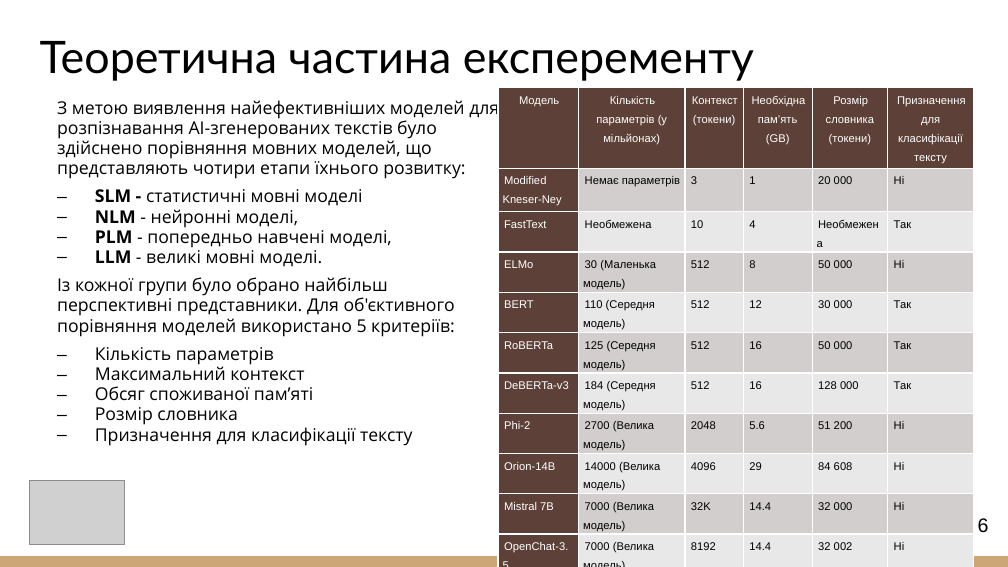
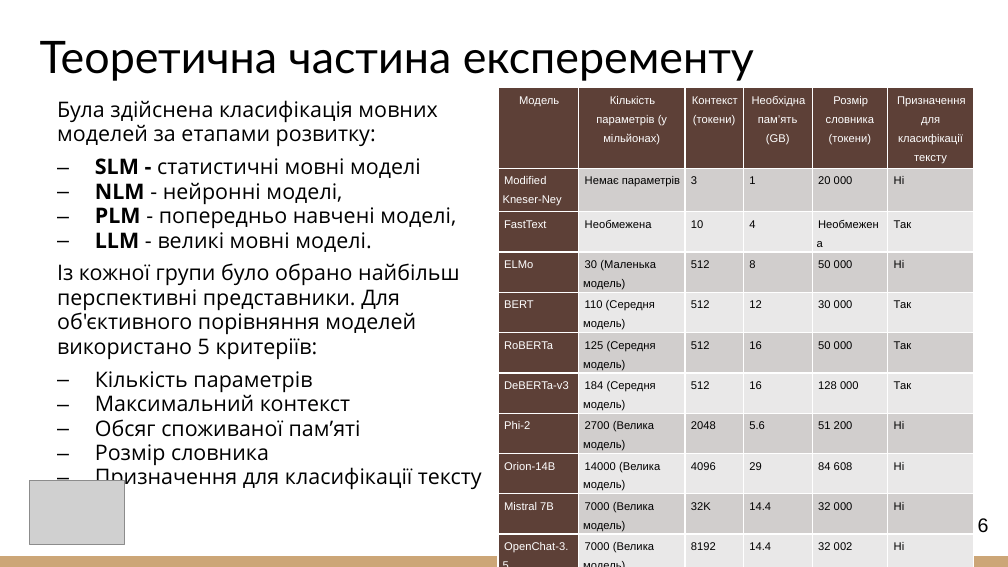
Before and after one commit to alexandratk/Diploma-Oleksandra-Tkachenko, a slide deck: slide 6 of 2025_М_ПІ_ІПЗ-23-3_Ткаченко_О_О.pptx. Drawn at 1008x567 pixels with LibreOffice and Linux fonts; fonts in the diff are those of the drawing; grey boxes stand for pictures. Boxes give left, top, right and bottom in pixels: in the first picture for what was removed or moved away, otherwise in the second. Text is boxed around its words. In the diff, an @@ line names an element or a change of style, - is before the commit and + after.

```diff
--- a/2025_М_ПІ_ІПЗ-23-3_Ткаченко_О_О.pptx
+++ b/2025_М_ПІ_ІПЗ-23-3_Ткаченко_О_О.pptx
@@ text at <box>57,100,437,146</box>: text changed; size 12.6 to 15.3 pt @@
-З метою виявлення найефективніших моделей для розпізнавання AI-згенерованих текстів було здійснено порівняння мовних моделей, що представляють чотири етапи їхнього розвитку:
+Була здійснена класифікація мовних моделей за етапами розвитку:
@@ text at <box>57,158,482,491</box>: size 12.6 to 15.3 pt in "SLM - статистичні мовні моделі", "NLM - нейронні моделі,", "PLM - попередньо навчені моделі,", "LLM - великі мовні моделі." and 6 more places @@
```
Also in this commit, not shown: 1 other slide changed, 1 other file.
